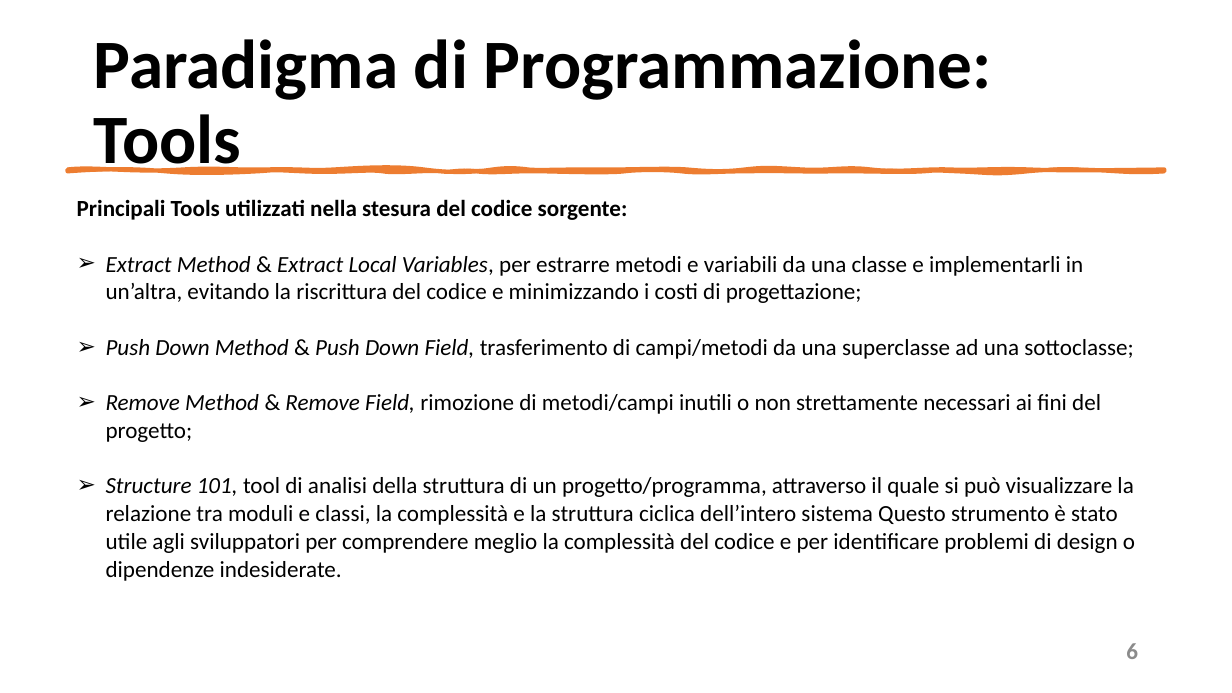
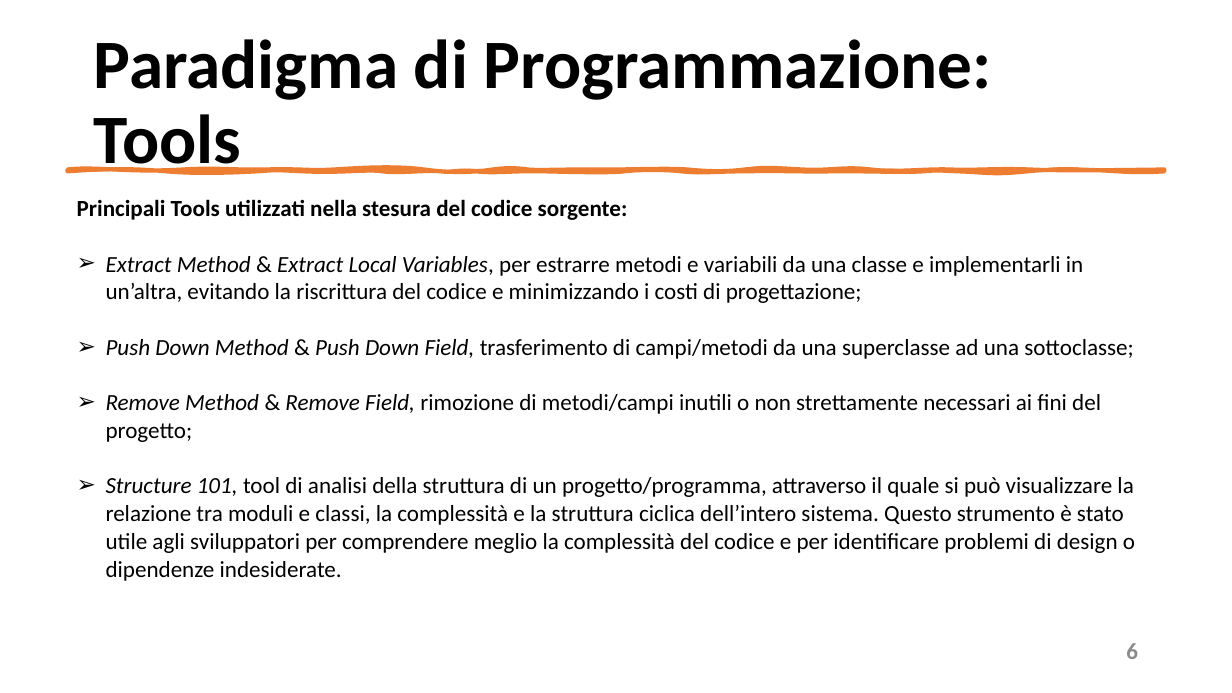
Before and after one commit to mangilimatteo/Progetto_Ingegneria_Software_Cattaneo_Mangili_Saini, a slide deck: slide 6 of Presentazione/Presentazione_Progetto.pptx. Drawn at 1232x693 pixels with LibreOffice and Linux fonts; fonts in the diff are those of the drawing. Boxes give left, top, right and bottom in pixels: in the first picture for what was removed or moved away, otherwise in the second. Text is boxed around its words. In the diff, an @@ line names an element or a change of style, - is before the commit and + after.

Commit message:
Update Presentazione Progetto

```diff
--- a/Presentazione/Presentazione_Progetto.pptx
+++ b/Presentazione/Presentazione_Progetto.pptx
@@ text at [106, 477, 1135, 581]: text changed @@
-➢ Structure 101, tool di analisi della struttura di un progetto/programma, attraverso il quale si può visualizzare la relazione tra moduli e classi, la complessità e la struttura ciclica dell’intero sistema Questo strumento è stato utile agli sviluppatori per comprendere meglio la complessità del codice e per identificare problemi di design o dipendenze indesiderate.
+➢ Structure 101, tool di analisi della struttura di un progetto/programma, attraverso il quale si può visualizzare la relazione tra moduli e classi, la complessità e la struttura ciclica dell’intero sistema. Questo strumento è stato utile agli sviluppatori per comprendere meglio la complessità del codice e per identificare problemi di design o dipendenze indesiderate.
```
Also in this commit, not shown: 1 other slide changed.
